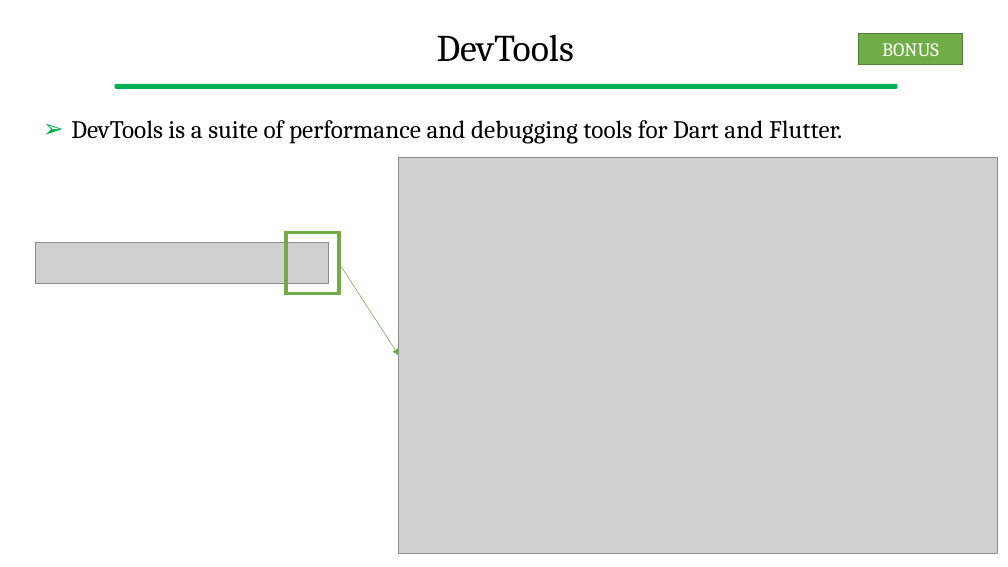
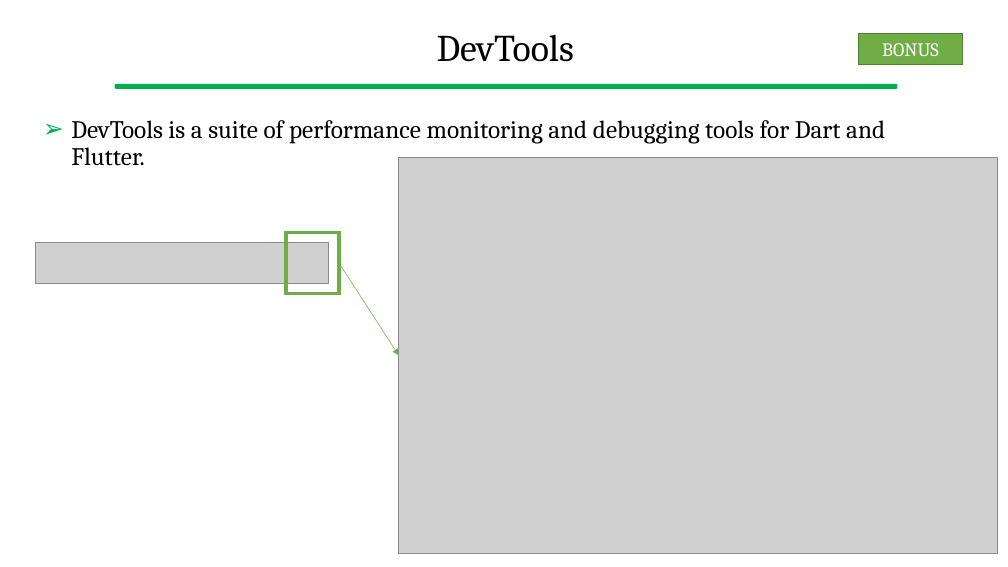
Before and after one commit to gcappon/bwthw, a slide deck: slide 20 of lab_04-hello-flutter/lab_04-hello_flutter.pptx (slide 21 before the commit). Drawn at 1008x567 pixels with LibreOffice and Linux fonts; fonts in the diff are those of the drawing; grey boxes stand for pictures. Boxes give left, top, right and bottom in pixels: in the first picture for what was removed or moved away, otherwise in the second. Text is boxed around its words. In the diff, an @@ line names an element or a change of style, - is before the commit and + after.

```diff
--- a/lab_04-hello-flutter/lab_04-hello_flutter.pptx
+++ b/lab_04-hello-flutter/lab_04-hello_flutter.pptx
@@ text at (71, 120, 885, 166): text changed @@
-➢ DevTools is a suite of performance and debugging tools for Dart and Flutter.
+➢ DevTools is a suite of performance monitoring and debugging tools for Dart and Flutter.
```
Also in this commit, not shown: 5 other slides changed, 5 slides removed, 9 other files.
